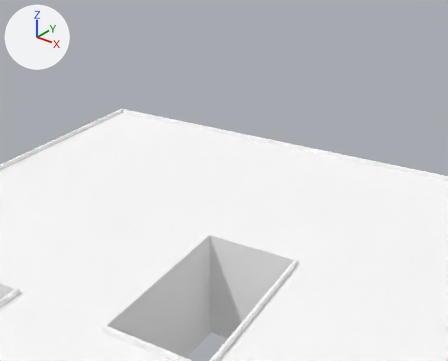
One commit to the glTF model cities/arlov-borggatan/pack/tiles/c-5_11.glb: the scene before it, then after it.
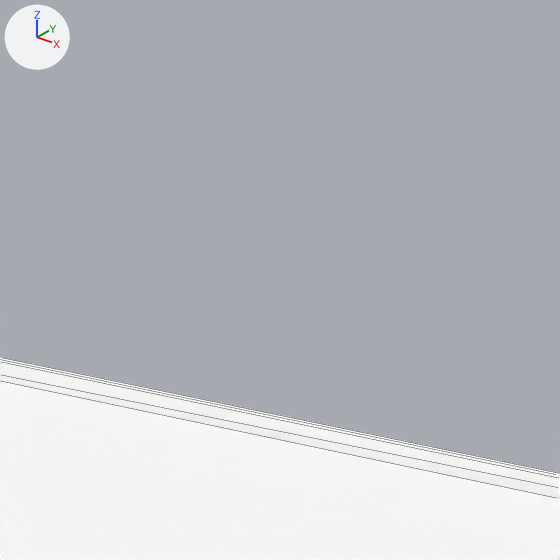
The first picture shows the older version from a 50 mm lens placed at (-239.3, 616.5, 53.6), pointed at (-307.8, 702.2, 0.4). The close-ups show the older and then the newer version on the part from 59% to 82% of the width and 20% to 49% of the height of that picture. Only the edits that show in the close-ups are written down. Every picture has the same lights, and +X, +Y and +Z are marked at upper left. The close-ups show mesh edges as thin lines. Where no turn or scale is listed for an object, it has been applied to the vertices.

In view in the first close-up: 'SM_Building_r2805847'.
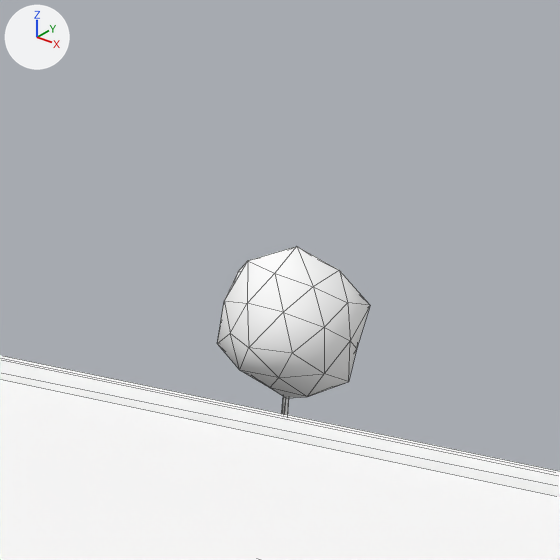
The newer file is also turned or shifted as a whole; pictures and numbers use the older file's frame.

Location of each change, [x1, y1, x2, y2] in pixels of the close-ups (560 x 560 px):
```json
{"object": "SM_Trees_-5_11", "change": "added", "after": [217, 246, 370, 415], "faces in mat_m_leaf (white #ffffff)": [217, 246, 370, 398]}
```

Scene script edits in JSON lines:
```json
{"op": "add", "block": "mat_m_leaf", "code": ["mat_m_leaf = principled_material('M_Leaf')", "mat_m_leaf.base_color = (1.0, 1.0, 1.0)  # white #ffffff", "mat_m_leaf.roughness = 0.902"]}
{"op": "add", "block": "mat_m_bark_wood", "code": ["mat_m_bark_wood = principled_material('M_Bark_Wood')", "mat_m_bark_wood.base_color = (1.0, 1.0, 1.0)  # white #ffffff", "mat_m_bark_wood.roughness = 0.953"]}
{"op": "add", "block": "me_sm_trees__5_11", "code": ["me_sm_trees__5_11 = bpy.data.meshes.new('SM_Trees_-5_11')", "me_sm_trees__5_11.from_pydata(...)  # 138 vertices, 252 faces; spans x -2.62..2.62, y -2.76..2.76, z -4.79..4.79", "# faces by material slot: [12, 240]", "me_sm_trees__5_11.materials.append(mat_m_bark_wood)  # white #ffffff", "me_sm_trees__5_11.materials.append(mat_m_leaf)  # white #ffffff"]}
{"op": "add", "block": "ob_sm_trees__5_11", "code": ["ob_sm_trees__5_11 = bpy.data.objects.new('SM_Trees_-5_11', me_sm_trees__5_11)", "ob_sm_trees__5_11.location = (-295.67, 716.22, 7.35)"]}
```
